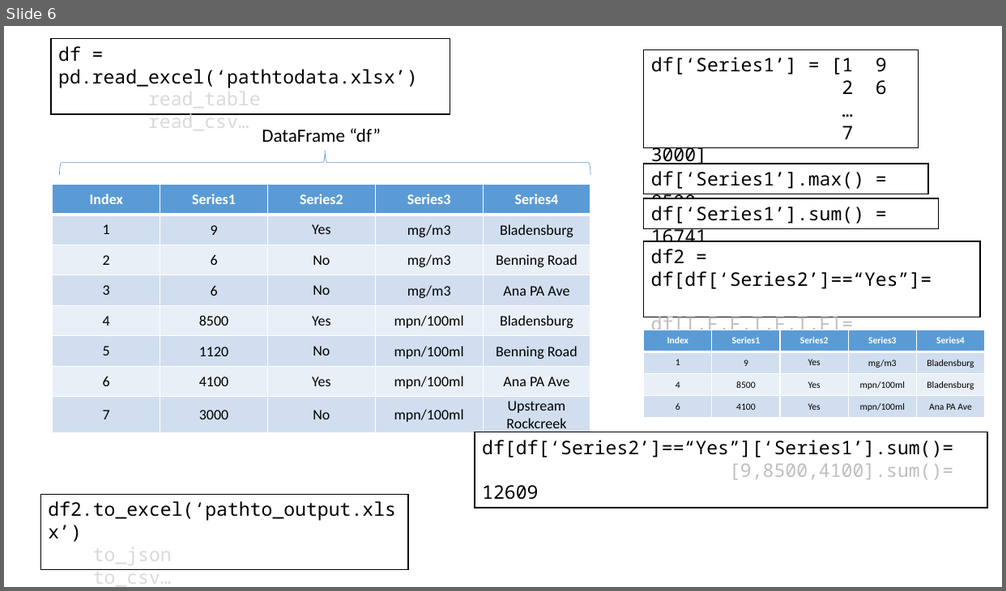
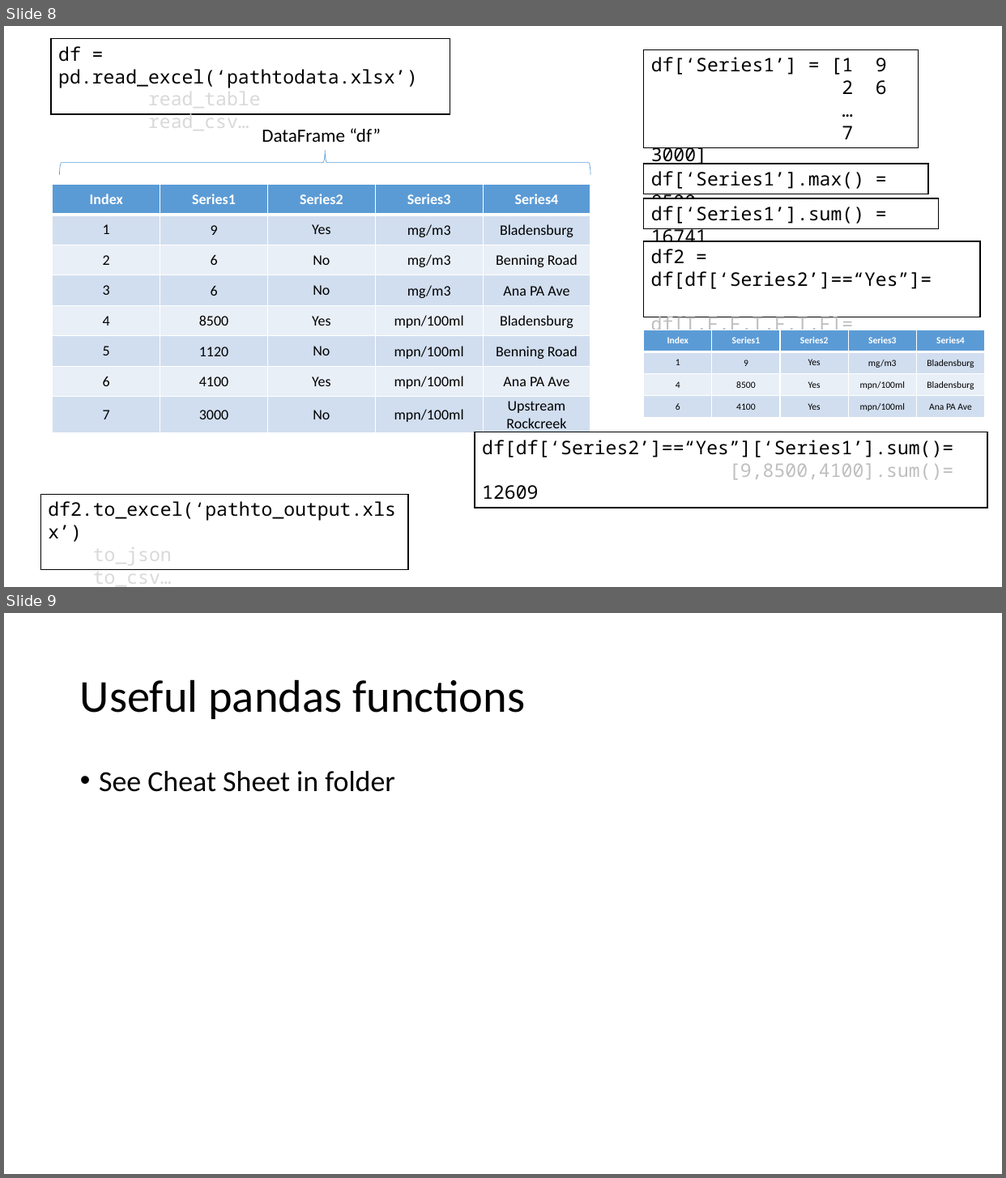
Before and after one commit to LimnoTech/Python-Data-Analysis-Course, a slide deck: Day2/UsingPandas/Introduction to Pandas.pptx. Shown one above the other, each under a label of ours: slide 6 before the commit, slides 8 and 9 after it. The pictures are 1006x591 and 1006x1178 pixels, drawn with LibreOffice and Linux fonts; fonts in the diff are those of the drawing. Boxes give left, top, right and bottom in pixels: in the first picture for what was removed or moved away, otherwise in the second. Text is boxed around its words. In the diff, an @@ line names an element or a change of style, - is before the commit and + after.

```diff
--- a/Day2/UsingPandas/Introduction to Pandas.pptx
+++ b/Day2/UsingPandas/Introduction to Pandas.pptx
@@ slide 9 added at (x1=4, y1=613, x2=1002, y2=1174), background #FFFFFF @@
@@ title added at (x1=80, y1=679, x2=525, y2=719), 44 pt, text #000000 @@
+Useful pandas functions
@@ text added at (x1=99, y1=771, x2=395, y2=792), 28 pt, text #000000 @@
+• See Cheat Sheet in folder
@@ what was slide 6 is now slide 8 @@
```
Also in this commit, not shown: 1 slide changed, 4 other slides added, 8 other files.
